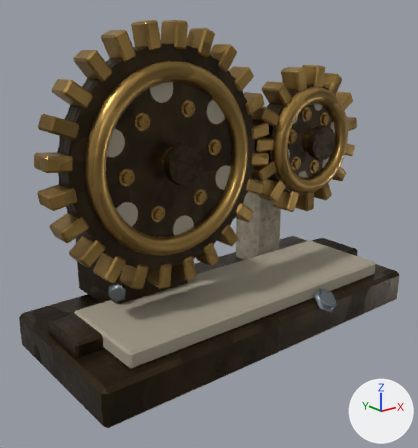
The glTF model public/assets/animated_mechanisms/022.glb as it was, and as the next commit left it.
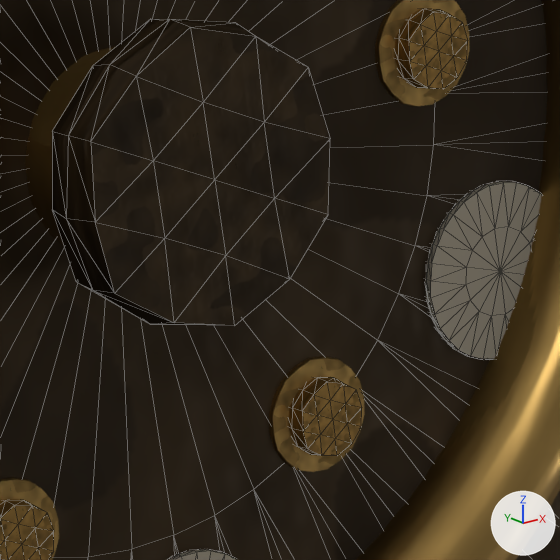
The first picture shows the older version from a camera (50 mm lens) standing at (-1.287, -1.511, 1.007) and looking at (-0.065, 0.016, 0.396). The close-ups show the older and then the newer version on the part from 38% to 56% of the width and 31% to 48% of the height of that picture. Only the edits that show in the close-ups are written down. The lights are fixed; the arrows at lower right show +X, +Y and +Z. The close-ups show mesh edges as thin lines. Where no turn or scale is listed for an object, it has been applied to the vertices. Vertices at exactly the same position are counted once.

Names of what the first close-up shows: 'aged-bronze', 'dark-patinated-bronze-fittings', 'mortar-joint-recess', 'polished-bronze-bearing'.
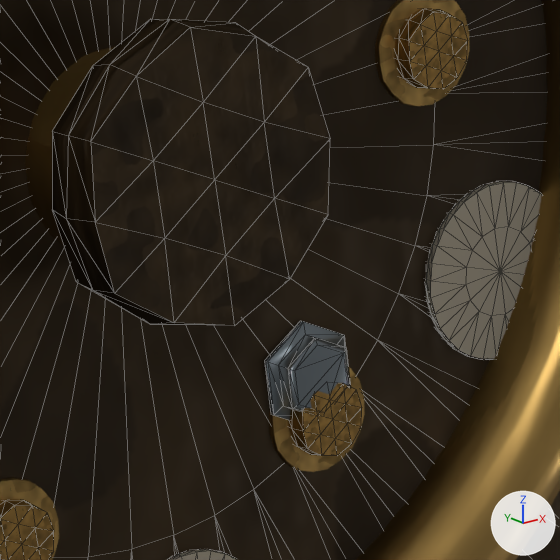
Changed parts and their boxes [x1, y1, x2, y2] in the close-ups (560 x 560 px):
'service bolt', reshaped (not visible before): after [264, 321, 350, 420]

The change, as a diff of the scene's bpy script:
```diff
--- a/public/assets/animated_mechanisms/022.glb.py
+++ b/public/assets/animated_mechanisms/022.glb.py
@@ me_service_bolt @@
 # used by ob_service_bolt; location = (-0.28, -0.04, 0.66)
-me_service_bolt.from_pydata(...)  # 144 vertices, 272 faces; spans x -0.27..0.27, y -0.039..-0.013, z -0.208..0.208
+me_service_bolt.from_pydata(...)  # 144 vertices, 272 faces; spans x -0.24..0.24, y -0.048..-0.029, z -0.186..0.186
+# me_service_bolt part 1: the loose piece of 36 vertices spanning x 0.114..0.121, y -0.039..-0.037, z -0.134..-0.127 is turned 107.2 degrees about the y axis through its middle and scaled by 6.74, then moved by (-0.019, -0.001, 0.021)
+# other edits to the shape of me_service_bolt do not show in these pictures
 me_service_bolt.materials.append(mat_service_bolt)
```
